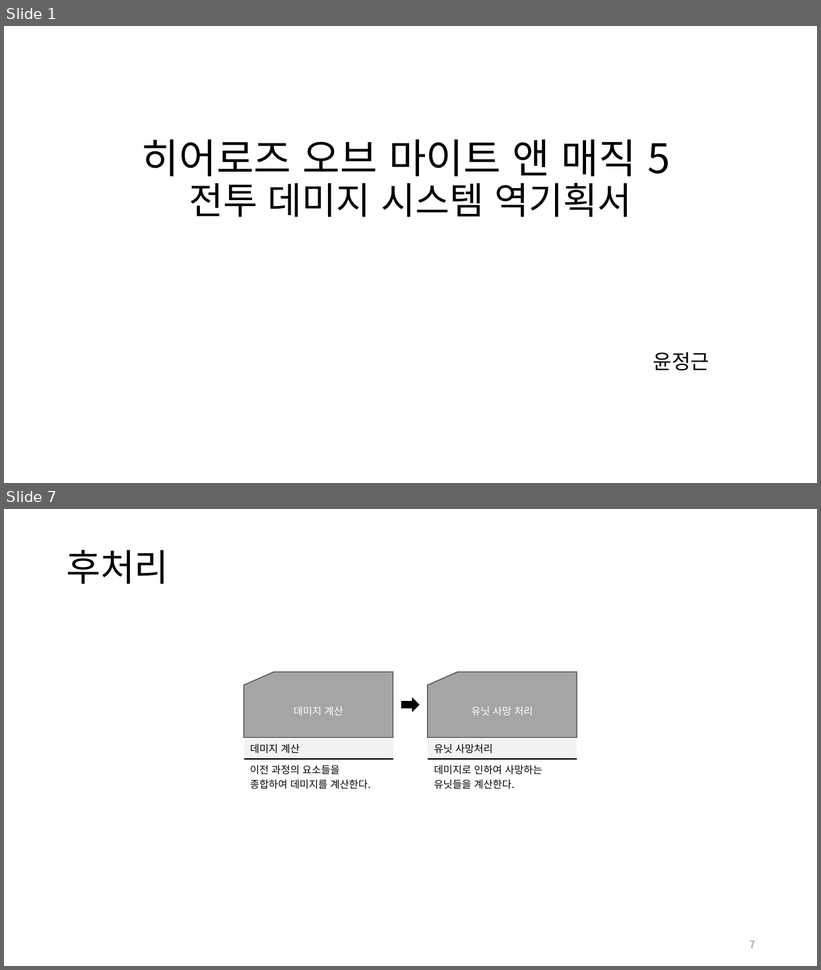
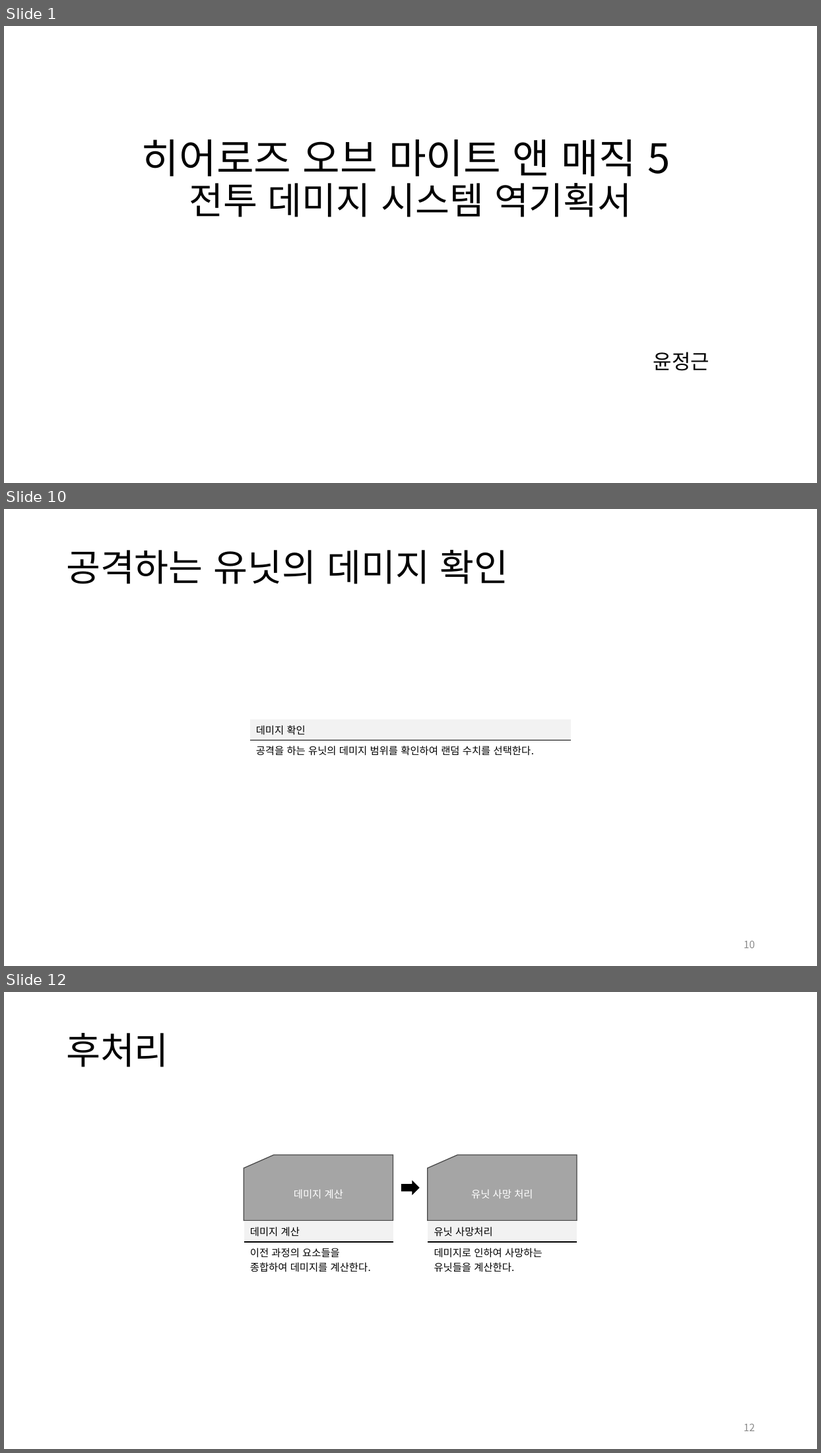
Before and after one commit to yjk0401/unityenginebasic_9th, a slide deck: 기획/마이트앤매직/히어로즈 오브 마이트 앤 매직 5 역기획서.pptx. Shown one above the other, each under a label of ours: slides 1 and 7 before the commit, slides 1, 10 and 12 after it; the slides between them are not shown. The pictures are 821x970 and 821x1453 pixels, drawn with LibreOffice and Linux fonts; fonts in the diff are those of the drawing. Boxes give left, top, right and bottom in pixels: in the first picture for what was removed or moved away, otherwise in the second. Text is boxed around its words. In the diff, an @@ line names an element or a change of style, - is before the commit and + after.

```diff
--- a/기획/마이트앤매직/히어로즈 오브 마이트 앤 매직 5 역기획서.pptx
+++ b/기획/마이트앤매직/히어로즈 오브 마이트 앤 매직 5 역기획서.pptx
@@ slide 10 added at (x1=4, y1=509, x2=817, y2=966), background #FFFFFF @@
@@ title added at (x1=66, y1=550, x2=509, y2=584), 44 pt, text #000000 @@
+공격하는 유닛의 데미지 확인
@@ table added at (x1=250, y1=720, x2=572, y2=758), 2 rows, 1 columns @@
+데미지 확인
+공격을 하는 유닛의 데미지 범위를 확인하여 랜덤 수치를 선택한다.
@@ page number added at (x1=744, y1=941, x2=755, y2=949), 12 pt, text #8C8C8C @@
+10
@@ what was slide 7 is now slide 12 @@
@@ page number at (x1=744, y1=1424, x2=755, y2=1432): text changed @@
-7
+12
```
Also in this commit, not shown: 5 slides changed, 5 other slides added, 2 other files.
